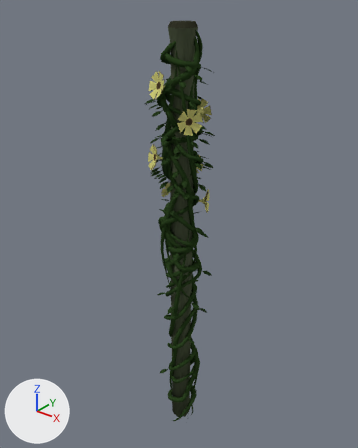
Two versions of the Blender file Assets/Props/Vine/Vine Plant phase3.blend, one commit apart.
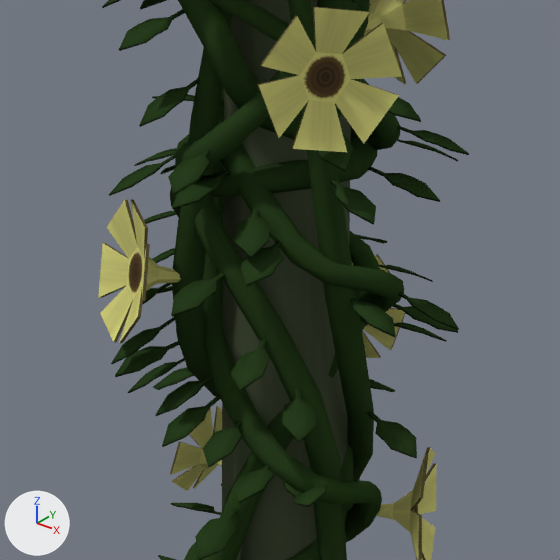
The first picture shows the older version from a camera (50 mm lens) standing at (3.44, -4.37, 5.68) and looking at (-0.14, 0.1, 2.91). The close-ups show both versions on the part from 36% to 65% of the width and 24% to 47% of the height of that picture; other places that the commit changed are outside them. The axes (+X, +Y, +Z) are drawn at lower left. The lights are the same throughout.

In view in the first close-up: 'BezierCurve.003', 'Phase 4 Bamboo 4'.
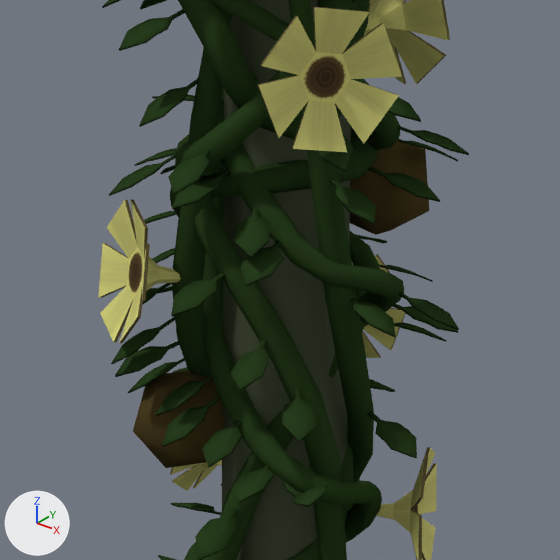
What differs and where, as boxes [x1, y1, x2, y2] in the close-ups (560 x 560 px):
part 1 of me_beziercurve_005, added (black)
    after: [133, 370, 225, 468]
part 2 of me_beziercurve_005, added (black)
    after: [350, 139, 429, 235]
part 3 of me_beziercurve_005, recoloured
    both: [141, 136, 432, 471]

The change in detail:
Picture 'Kiwi.png.002' (img_kiwi_png_002) is new.
Picture 'Kiwi.png' (img_kiwi_png) is new.
Picture 'Vine.png.001' (img_vine_png_001) is new.
Material 'Material.003' (mat_material_003) is new.
Uses the picture img_kiwi_png.
Uses the picture img_kiwi_png_002.
Material 'Material.002' (mat_material_002) is new.
Uses the picture img_vine_png.
Uses the picture img_vine_png_001.
me_beziercurve_005 is used by ob_beziercurve_003; location (0.0, 0.0, 0.0); rotation (-3.142, 0.0, -0.611), in degrees (-180, 0, -35).
me_beziercurve_005 had 7561 vertices, 9897 faces and spanned x -0.37..0.44, y -0.35..0.43, z -5.32..0.37.
me_beziercurve_005 now has 7621 vertices, 9997 faces and spans x -0.37..0.44, y -0.35..0.43, z -5.32..0.37.
me_beziercurve_005 part 1: a new loose piece, an icosphere of 20 faces spanning x -0.17..0.04, y 0.1..0.34, z -3.63..-3.41, in mat_material_003.
me_beziercurve_005 part 2: a new loose piece, an icosphere of 20 faces spanning x -0.13..0.11, y -0.31..-0.09, z -4.13..-3.91, in mat_material_003.
me_beziercurve_005 part 3: 9897 faces spanning x -0.37..0.44, y -0.35..0.43, z -5.32..0.37 switch from mat_material_001 (picture img_vine_png) to mat_material_002.
me_beziercurve_005 now uses material mat_material_003.
